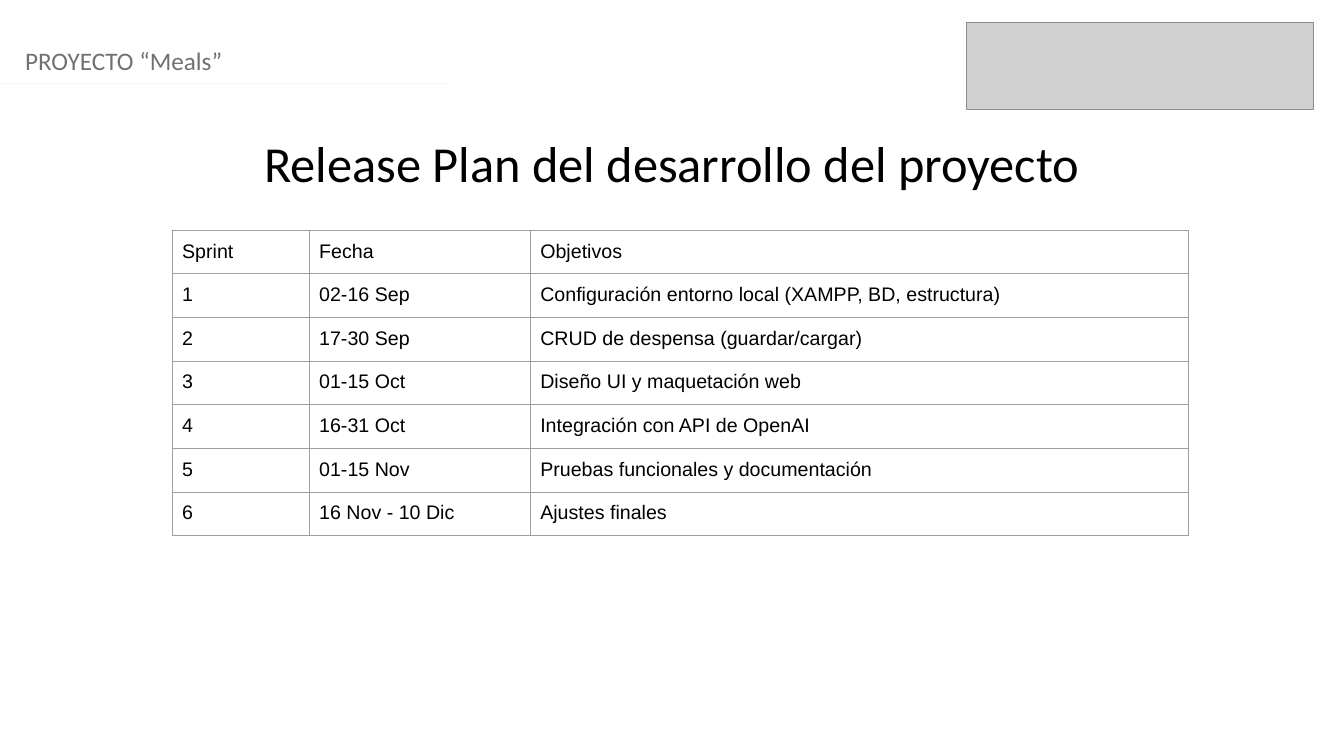
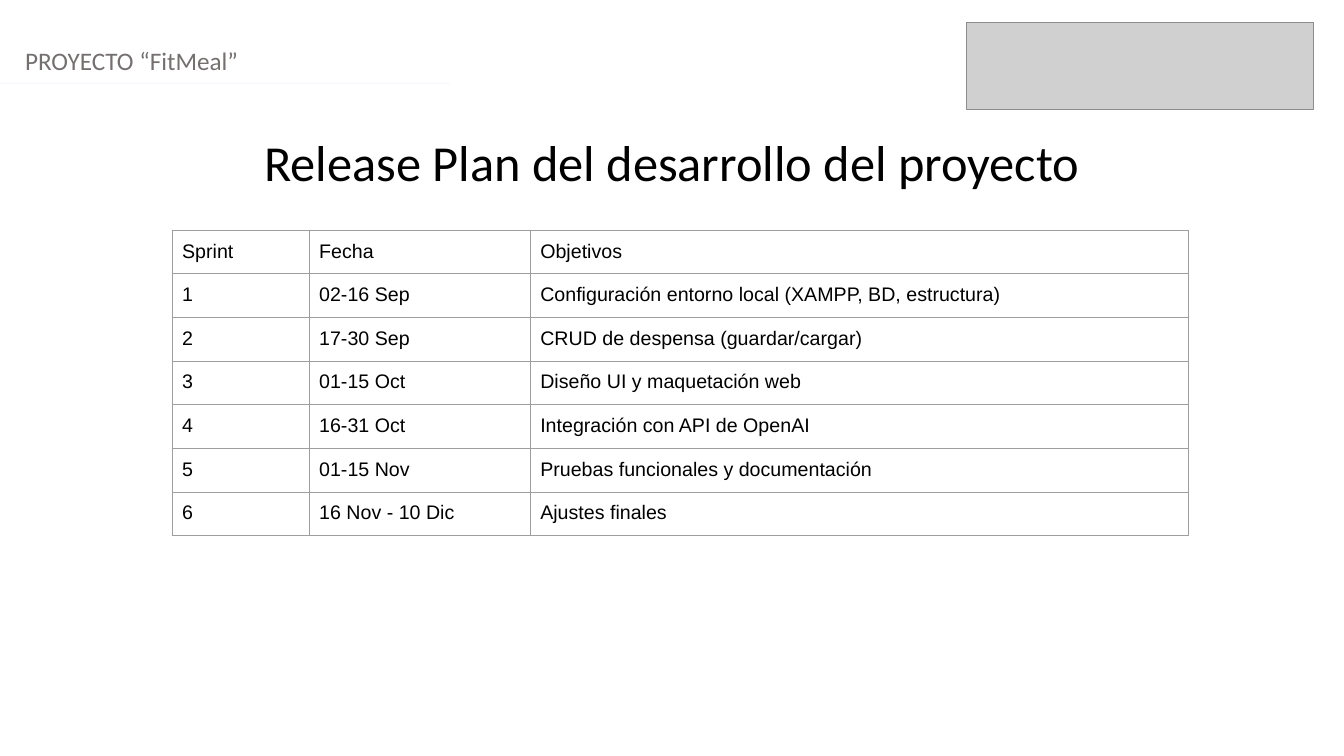
Before and after one commit to NicolasGZ99/Proyecto_APT, a slide deck: slide 7 of Fase2/Formato Presentación final.pptx. Drawn at 1344x756 pixels with LibreOffice and Linux fonts; fonts in the diff are those of the drawing; grey boxes stand for pictures. Boxes give left, top, right and bottom in pixels: in the first picture for what was removed or moved away, otherwise in the second. Text is boxed around its words. In the diff, an @@ line names an element or a change of style, - is before the commit and + after.

```diff
--- a/Fase2/Formato Presentación final.pptx
+++ b/Fase2/Formato Presentación final.pptx
@@ text at (25,52,238,70): text changed @@
-PROYECTO “Meals”
+PROYECTO “FitMeal”
```
Also in this commit, not shown: 6 other slides changed.
